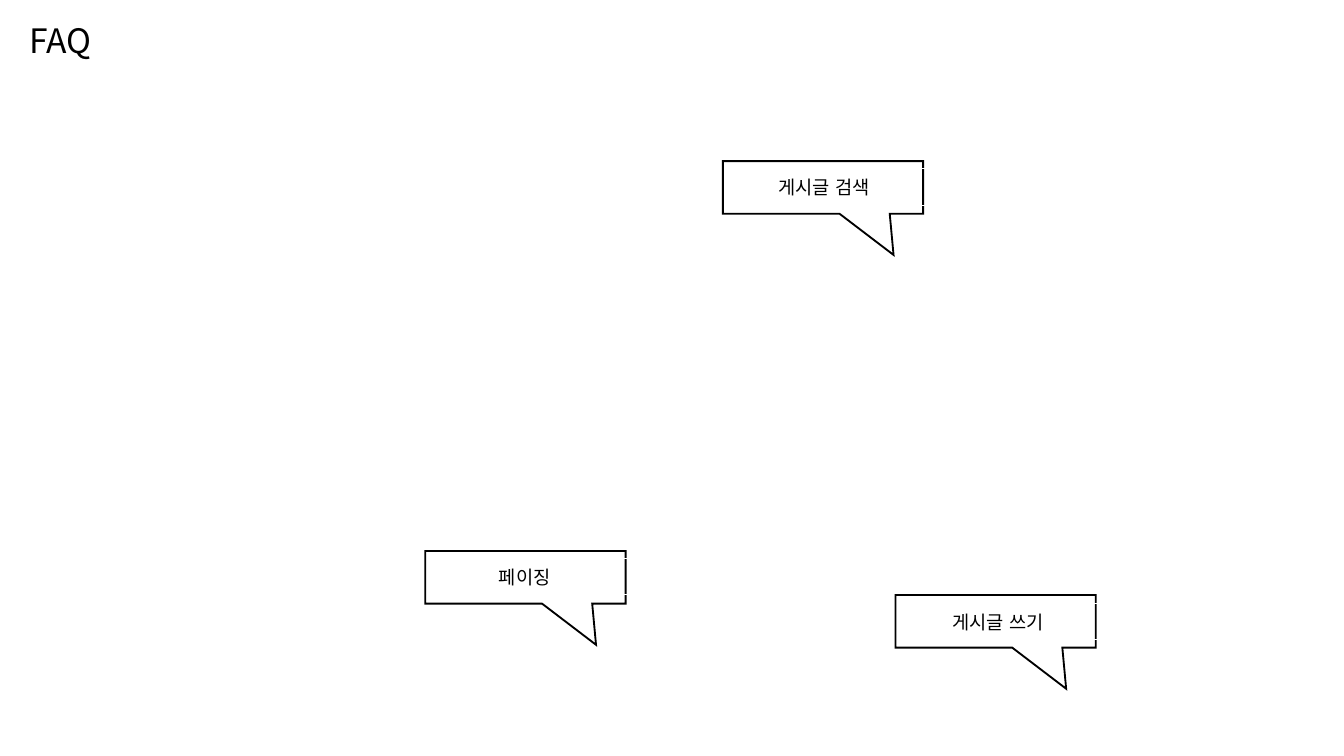
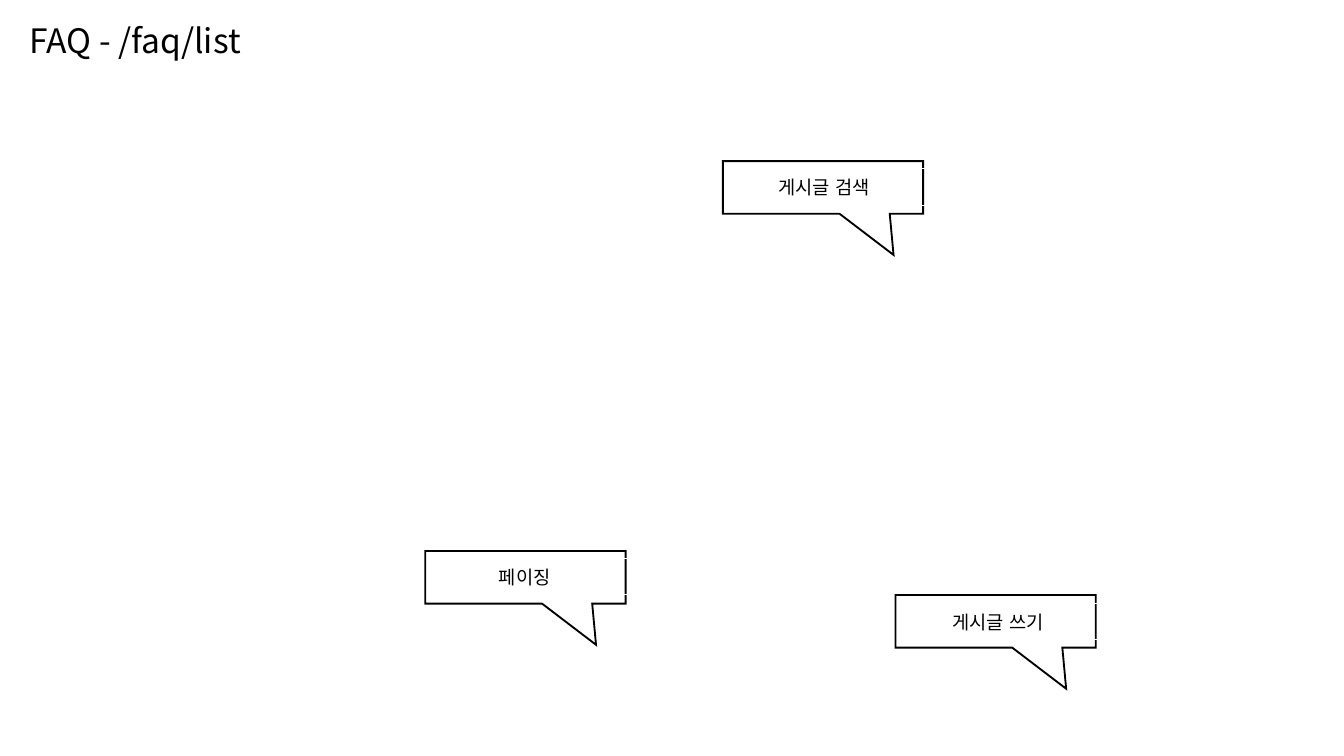
Before and after one commit to sksskdf/Spring_Projects-Java, a slide deck: slide 5 of demo/스마트 휴먼케어.pptx (slide 4 before the commit). Drawn at 1344x756 pixels with LibreOffice and Linux fonts; fonts in the diff are those of the drawing; background and template pictures are left out. Boxes give left, top, right and bottom in pixels: in the first picture for what was removed or moved away, otherwise in the second. Text is boxed around its words. In the diff, an @@ line names an element or a change of style, - is before the commit and + after.

```diff
--- a/demo/스마트 휴먼케어.pptx
+++ b/demo/스마트 휴먼케어.pptx
@@ rectangle "FAQ - /faq/list": place and size @@
-rectangle "FAQ - /faq/list" at (16,13,109,67)
+rectangle "FAQ - /faq/list" at (16,13,297,67)
@@ text in rectangle at (29,26,241,61): text changed @@
-FAQ
+FAQ - /faq/list
```
Also in this commit, not shown: 5 other slides changed, 9 slides added, 3 other files.
